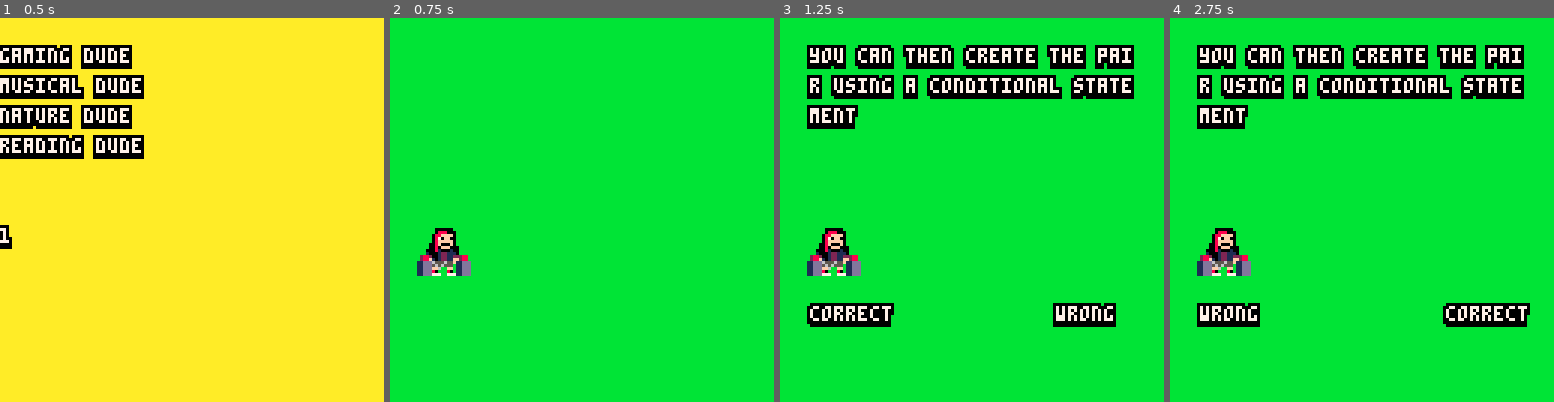
Above: before the commit, frames 1-4 (left to right).
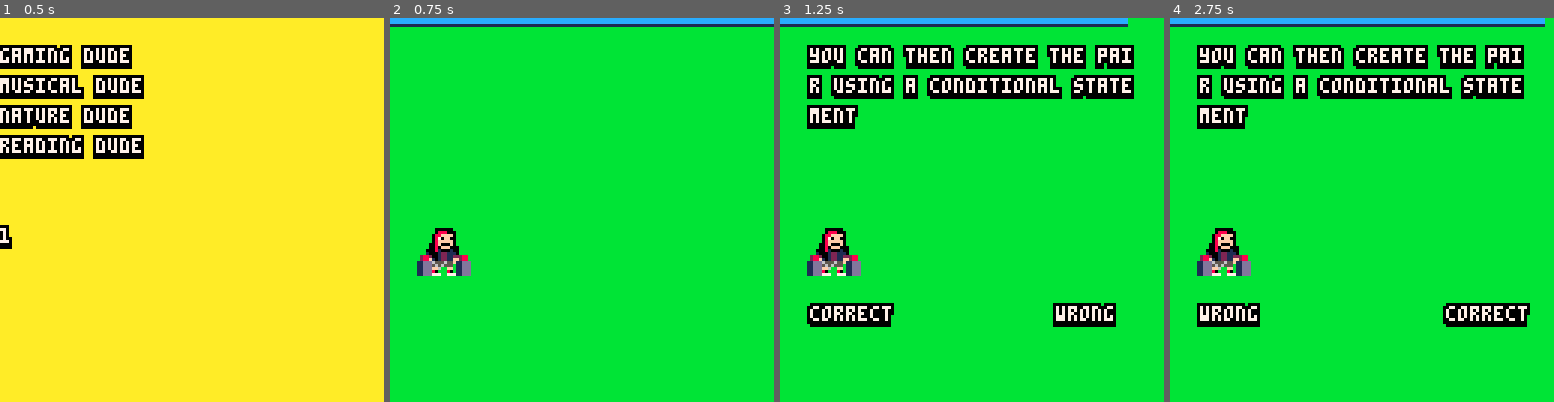
Above: after the commit, the same moments.

Repository: nascimento-cesar/pablos-ultimate-challenge-against-evil-forces
Game: PICO-8 cartridge src/pablos-ultimate-challenge-against-evil-forces.p8
Same seed, same stepped clock (60 frames per second), same inputs: the game is played once before the commit and once after it.
Inputs:
- Up to frame 1 (0.5 s): tap X (X key) at 0.33 s
- Up to frame 2 (0.75 s): tap O (Z key) at 0.7 s
- Up to frame 3 (1.25 s): tap X (X key) at 1.07 s
- Up to frame 4 (2.75 s): hold Right 1.6-2.1 s; tap O (Z key) at 1.7, 2.1, 2.5 s; tap X (X key) at 1.85 s; hold Right from 2.47 s (still down)

Frame 1 is identical in both runs. In frame 2, 2.3% of the frame differs, in the area x 0-100%, y 0-3%; in frame 3, 2.1%; in frame 4, 2.3%.

Commit message:
feat: create enemy spawn counter bar

Diff:
--- a/src/classes/gameplay.lua
+++ b/src/classes/gameplay.lua
@@ -10,6 +10,10 @@
   obj.correct_answers = 0
   obj.current_question = nil
   obj.current_question_index = 1
+  obj.enemies = {}
+  obj.default_enemy_spawn_timer = 150
+  obj.enemy_spawn_timer = obj.default_enemy_spawn_timer
+  obj.is_correct_answer = nil
   obj.is_locked = false
   obj.questions = Questions:build_questions()
   obj.wrong_answers = 0
@@ -19,6 +23,7 @@
 
 function Gameplay:update()
   self:handle_character_action()
+  self:handle_enemy_spawn()
   self:handle_selected_answer()
 end
 
@@ -26,11 +31,28 @@
   self.character_action_frame += 1
 
   if self.character_action ~= "idle" and self.character_action_frame >= 30 then
+    if self.is_correct_answer then
+      self:handle_correct_answer()
+    else
+      self:handle_wrong_answer()
+    end
+
     self.character_action = "idle"
     self.character_action_frame = 1
     self.current_question_index += 1
     self.current_question = nil
+    self.enemy_spawn_timer = self.default_enemy_spawn_timer
+    self.is_correct_answer = nil
     self.is_locked = false
+  end
+end
+
+function Gameplay:handle_enemy_spawn()
+  self.enemy_spawn_timer -= 1
+
+  if self.enemy_spawn_timer <= 0 then
+    self.enemy_spawn_timer = self.default_enemy_spawn_timer
+    self:spawn_enemies()
   end
 end
 
@@ -44,34 +66,32 @@
   end
 
   if self.current_question then
-    local text, opt_a, opt_b, correct_index, is_correct_answer, pressed_button = unpack(self.current_question)
+    local text, opt_a, opt_b, correct_index, pressed_button = unpack(self.current_question)
 
     if btnp(⬅️) then
       pressed_button = "left"
-      is_correct_answer = correct_index == 1
+      self.is_correct_answer = correct_index == 1
     elseif btnp(➡️) then
       pressed_button = "right"
-      is_correct_answer = correct_index == 2
+      self.is_correct_answer = correct_index == 2
     end
 
-    if is_correct_answer ~= nil then
+    if self.is_correct_answer ~= nil then
       self.character_action = pressed_button
       self.character_action_frame = 0
       self.is_locked = true
-
-      if is_correct_answer then
-        self.correct_answers += 1
-        self:handle_correct_answer()
-      else
-        self.wrong_answers += 1
-        self:handle_wrong_answer()
-      end
     end
   end
 end
 
 function Gameplay:handle_correct_answer()
+  self.correct_answers += 1
 end
 
 function Gameplay:handle_wrong_answer()
+  self.wrong_answers += 1
+  self:spawn_enemies()
 end
+
+function Gameplay:spawn_enemies()
+end
--- a/src/screens/gameplay.lua
+++ b/src/screens/gameplay.lua
@@ -7,6 +7,8 @@
   GameplayScreen:draw_question(gameplay)
   GameplayScreen:draw_character(gameplay)
   GameplayScreen:draw_buttons(gameplay)
+  GameplayScreen:draw_enemy_spawn_timer(gameplay)
+  GameplayScreen:draw_enemies(gameplay)
 end
 
 function GameplayScreen:draw_buttons(gameplay)
@@ -45,6 +47,29 @@
   end
 end
 
+function GameplayScreen:draw_enemies(gameplay)
+end
+
+function GameplayScreen:draw_enemy_spawn_timer(gameplay)
+  local colors, x_2 = {}, ((128 / gameplay.default_enemy_spawn_timer) * flr(gameplay.enemy_spawn_timer))
+
+  if x_2 <= 42 then
+    if flr(sin(time() / 0.25)) == 0 then
+      colors = { 7, 5 }
+    else
+      colors = { 8, 2 }
+    end
+  elseif x_2 <= 84 then
+    colors = { 10, 9 }
+  elseif x_2 <= 128 then
+    colors = { 12, 1 }
+  end
+
+  line(0, 0, x_2, 0, colors[1])
+  line(0, 1, x_2, 1, colors[1])
+  line(0, 2, x_2, 2, colors[2])
+end
+
 function GameplayScreen:draw_question(gameplay)
   if gameplay.current_question then
     local text, opt_a, opt_b = unpack(gameplay.current_question)
